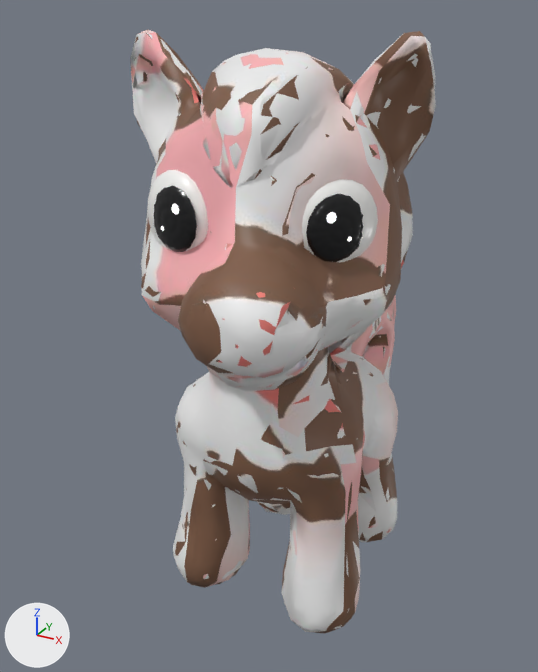
A saved change to the glTF model pieces/springer_weiss.glb.
Camera for both pictures: a 50 mm camera at (0.525, -1.096, 0.977) aimed at (-0.055, -0.043, 0.45). The lights are fixed; the arrows at lower left show +X, +Y and +Z. The older version comes first. Vertices at exactly the same position are counted once.

In view in the first picture: 'geometry_0'.
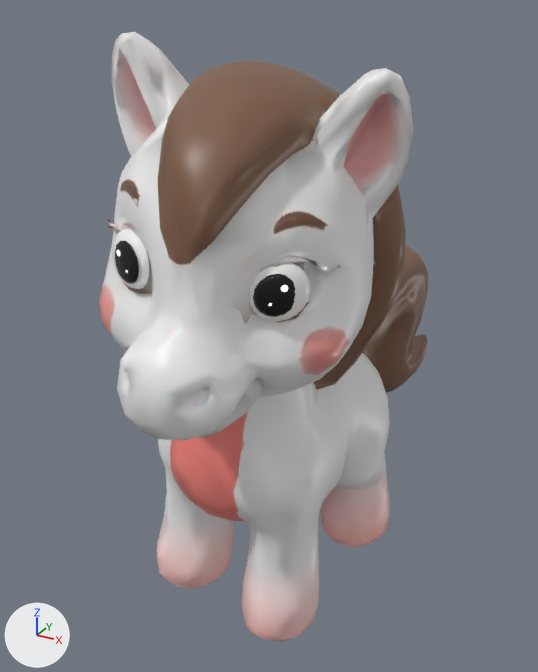
Changed parts and their boxes (x1, y1, x2, y2) in the pictures (538 x 672 px; the box of a moved part takes in the faces that stretch with it):
'geometry_0', reshaped (7% wider)
    before: (130, 29, 436, 634)
    after: (99, 32, 428, 642)
part 1 of me_geometry_0, moved or reshaped (not visible afterwards)
    before: (172, 204, 179, 215)
part 2 of me_geometry_0, moved or reshaped
    before: (347, 237, 352, 242)
    after: (281, 285, 288, 292)
part 3 of me_geometry_0, moved or reshaped (not visible afterwards)
    before: (326, 212, 337, 223)
part 4 of me_geometry_0, moved or reshaped
    before: (306, 194, 363, 262)
    after: (115, 240, 139, 284)
part 5 of me_geometry_0, moved or reshaped
    before: (153, 186, 197, 252)
    after: (253, 274, 295, 317)
part 6 of me_geometry_0, moved or reshaped
    before: (302, 179, 378, 262)
    after: (112, 228, 149, 289)
part 7 of me_geometry_0, moved or reshaped
    before: (147, 170, 208, 251)
    after: (250, 263, 310, 321)
part 8 of me_geometry_0, rebuilt (7% wider)
    before: (130, 29, 436, 634)
    after: (99, 32, 428, 642)

Patch to the scene script:
```diff
--- a/pieces/springer_weiss.glb.py
+++ b/pieces/springer_weiss.glb.py
@@ me_geometry_0 @@
 # used by ob_geometry_0; location = (0.0, 0.0, 0.0)
-me_geometry_0.from_pydata(...)  # 2773 vertices, 5432 faces; spans x -0.21..0.21, y -0.411..0.411, z 0.0..0.95
+me_geometry_0.from_pydata(...)  # 2900 vertices, 5680 faces; spans x -0.233..0.233, y -0.529..0.529, z 0.0..0.95
+# me_geometry_0 part 1: the loose piece of 17 vertices spanning x -0.056..-0.041, y -0.312..-0.307, z 0.728..0.743 is scaled about its middle by (0.278, 0.345, 0.286), then moved by (0.005, -0.113, -0.051)
+# me_geometry_0 part 2: the loose piece of 17 vertices spanning x 0.161..0.165, y -0.225..-0.219, z 0.699..0.706 is scaled about its middle by (1.59, 1.07, 1.29), then moved by (-0.012, -0.158, -0.02)
+# me_geometry_0 part 3: the loose piece of 17 vertices spanning x 0.142..0.151, y -0.249..-0.237, z 0.725..0.741 is scaled about its middle by (0.353, 0.236, 0.286), then moved by (-0.009, -0.147, -0.07)
+# me_geometry_0 part 4: the loose piece of 65 vertices spanning x 0.121..0.175, y -0.263..-0.19, z 0.67..0.761 is turned -73.7 degrees about the z axis through its middle and scaled by 0.608, then moved by (-0.197, -0.188, -0.023)
+# me_geometry_0 part 5: the loose piece of 65 vertices spanning x -0.104..-0.016, y -0.313..-0.287, z 0.672..0.763 is multiplied about its middle by the matrix ((0.349, -0.496, 0.039), (0.498, 0.347, -0.045), (0.014, 0.057, 0.605)), then moved by (0.201, -0.081, -0.046)
+# me_geometry_0 part 6: the loose piece of 101 vertices spanning x 0.1..0.181, y -0.261..-0.157, z 0.652..0.778 is turned -73.7 degrees about the z axis through its middle and scaled by 0.608, then moved by (-0.191, -0.194, -0.023)
+# me_geometry_0 part 7: the loose piece of 101 vertices spanning x -0.125..-0.003, y -0.308..-0.262, z 0.656..0.781 is multiplied about its middle by the matrix ((0.349, -0.496, 0.039), (0.498, 0.347, -0.045), (0.014, 0.057, 0.605)), then moved by (0.205, -0.086, -0.047)
+# me_geometry_0 part 8: the loose piece of 2300 vertices spanning x -0.21..0.21, y -0.411..0.411, z 0.0..0.95 is rebuilt with 2500 vertices and now spans x -0.233..0.233, y -0.529..0.529, z 0.0..0.95
+# other edits to the shape of me_geometry_0 do not show in these pictures
 me_geometry_0.materials.append(mat_material_0)
```
